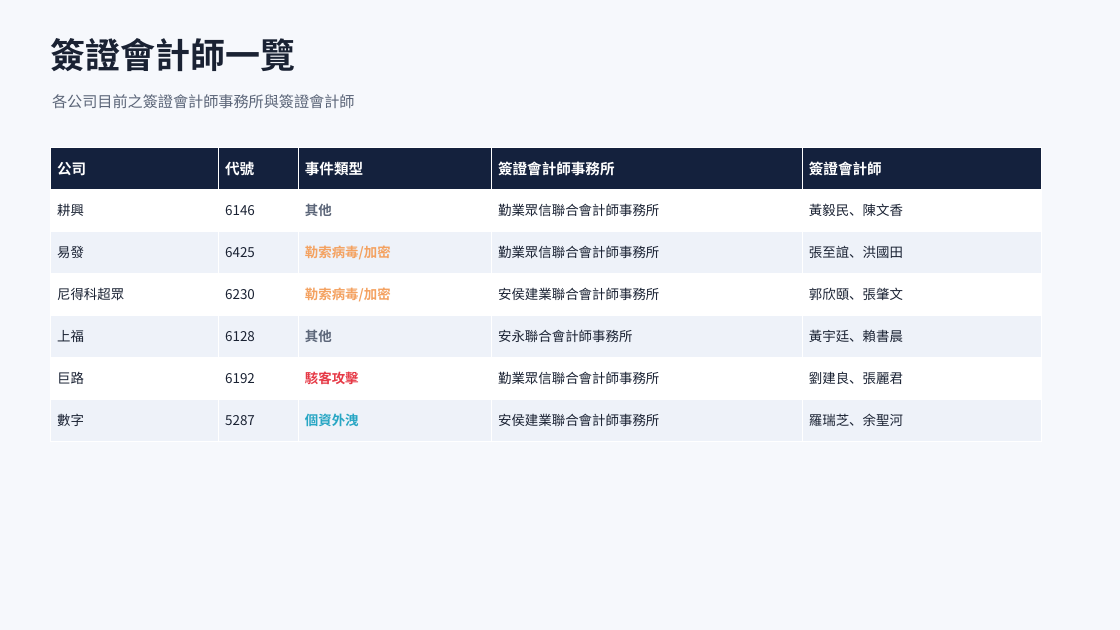
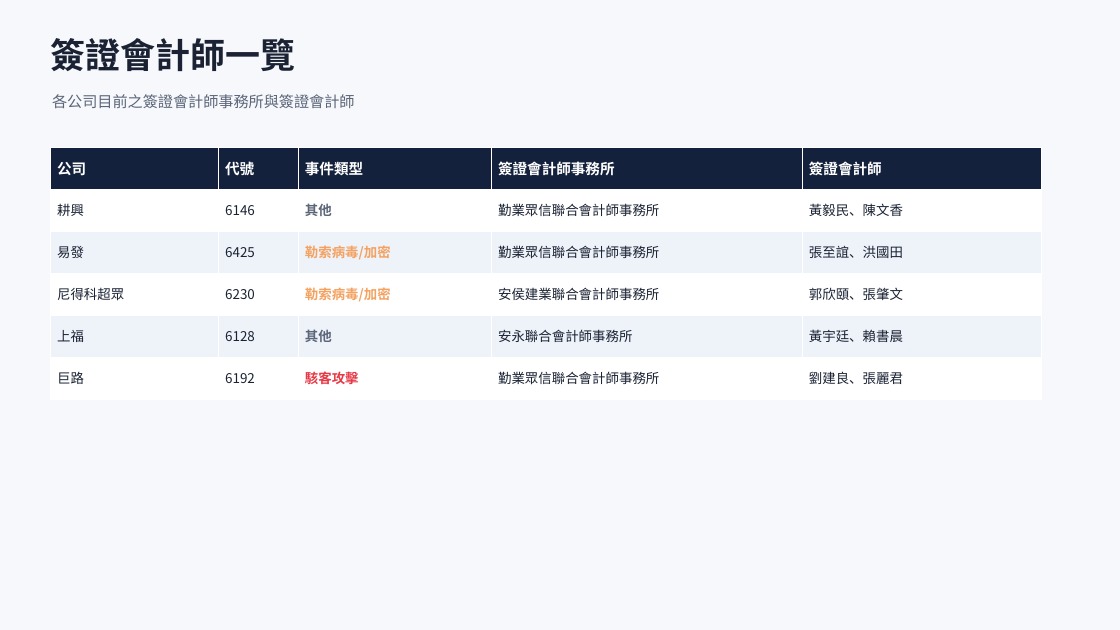
Before and after one commit to Johnnylin77/mops-isec-monitor, a slide deck: slide 4 of 資安事件因應分析.pptx. Drawn at 1120x630 pixels with LibreOffice and Linux fonts; fonts in the diff are those of the drawing. Boxes give left, top, right and bottom in pixels: in the first picture for what was removed or moved away, otherwise in the second. Text is boxed around its words. In the diff, an @@ line names an element or a change of style, - is before the commit and + after.

```diff
--- a/資安事件因應分析.pptx
+++ b/資安事件因應分析.pptx
@@ table at box(50, 147, 1042, 399) @@
-row 7: 數字 | 5287 | 個資外洩 | 安侯建業聯合會計師事務所 | 羅瑞芝、余聖河
```
Also in this commit, not shown: 4 other slides changed, 2 other files.
